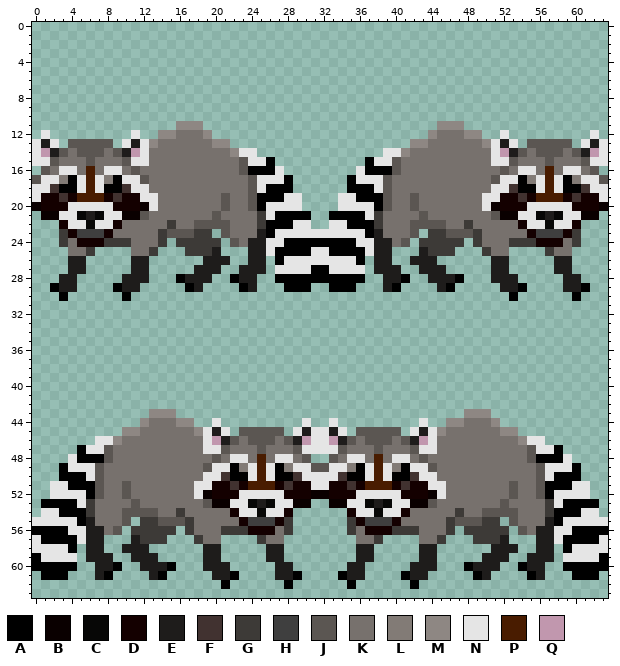
Two versions of one pixel-art sprite, Resources/Textures/Mobs/Animals/raccoon.rsi/raccoon.png. Above, as it was before the edit.
The file is 64x64 pixels.
Palette (. is transparent): A #000000  B #0a0000  C #070706  D #140000  E #1e1c1b  F #413230  G #3d3a37  H #3f3f3f  J #5b5652  K #77716d  L #827b76  M #8e8783  N #e5e5e5  P #491c00  Q #c197ae
Pixels before (only the part around the change), first column x 0:
 1 ................................................................
 2 ................................................................
 3 ................................................................
 4 ................................................................
 5 ................................................................
 6 ................................................................
 7 ................................................................
 8 ................................................................
 9 ................................................................
10 ................................................................
11 ................MMM..........................MMM................
12 .N.........N..MMKKKM........................MKKKMM..N.........N.
13 NEN.JJJJJ.NENMKKKKKKMM....................MMKKKKKKMNEN.JJJJJ.NEN
14 NQEJKJJJKJEQNKKKKKKKKKMNN..............NNMKKKKKKKKKNQEJKJJJKJEQN
15 NNJKKKJKKKJNNKKKKKKKKKKJNNA..........ANNJKKKKKKKKKKNNJKKKJKKKJNN
16 .JKNNKPKNNKJKKKKKKKKKKKJAAAN........NAAAJKKKKKKKKKKKJKNNKPKNNKJ.
17 JNNLANPNLANNJKKKKKKKKKKKJNNNA......ANNNJKKKKKKKKKKKJNNALNPNALNNJ
18 NNFAANPNAAFNNKKKKKKKKKKKJNAAA......AAANJKKKKKKKKKKKNNFAANPNAAFNN
19 NDDFDPPPDFDDNNKKKKKKKJKKJAAANN....NNAAAJKKJKKKKKKKNNDDFDPPPDFDDN
20 BDDDNNNNNDDDBNKKKKKKKJKKJANNNN....NNNNAJKKJKKKKKKKNBDDDNNNNNDDDB
21 .BBNNCECNNBBJKKKKKKKJKKKKGNAAAA..AAAANGKKKKJKKKKKKKJBBNNCECNNBB.
22 ...DNNCNNDKKKKKGKKJJJJKKKGAAANN..NNAAAGKKKJJJJKKGKKKKKDNNCNND...
23 ...GDHHHDKKKKKGJJJGG.JKKKEANNNNNNNNNNAEKKKJ.GGJJJGKKKKKDHHHDG...
24 ...GKDDDGGGKKKG.GGGGG.JKEENNAAAAAAAANNEEKJ.GGGGG.GKKKGGGDDDKG...
25 ....KKG....KKG...GGGE...EENAAAANNAAAANEE...EGGG...GKK....GKK....
26 ....EE.....EE......EEE..EE.ANNNNNNNNA.EE..EEE......EE.....EE....
27 ....EE.....EE.....EEE..EEE.NNNNAANNNN.EEE..EEE.....EE.....EE....
28 ...EE.....EEE...AEEE..AEE..AAAAAAAAAA..EEA..EEEA...EEE.....EE...
29 ..AEE....AEE.....AE....AE...AAA..AAA...EA....EA.....EEA....EEA..
30 ...A......A..........................................A......A...
31 ................................................................
32 ................................................................
33 ................................................................
34 ................................................................
35 ................................................................
36 ................................................................
37 ................................................................
38 ................................................................
39 ................................................................
40 ................................................................
41 ................................................................
42 ................................................................
43 .............MMM................................MMM.............
44 ............MKKKMM..N.........N..N.........N..MMKKKM............
45 ..........MMKKKKKKMNEN.JJJJJ.NENNEN.JJJJJ.NENMKKKKKKMM..........
46 .......NNMKKKKKKKKKNQEJKJJJKJEQNNQEJKJJJKJEQNKKKKKKKKKMNN.......
47 .....ANNJKKKKKKKKKKNNJKKKJKKKJNNNNJKKKJKKKJNNKKKKKKKKKKJNNA.....
48 ....NAAAJKKKKKKKKKKKJKNNKPKNNKJ..JKNNKPKNNKJKKKKKKKKKKKJAAAN....
49 ...ANNNJKKKKKKKKKKKJNNALNPNALNNJJNNLANPNLANNJKKKKKKKKKKKJNNNA...
50 ...AAANJKKKKKKKKKKKNNFAANPNAAFNNNNFAANPNAAFNNKKKKKKKKKKKJNAAA...
51 ..NNAAAJKKJKKKKKKKNNDDFDPPPDFDDNNDDFDPPPDFDDNNKKKKKKKJKKJAAANN..
52 ..NNNNAJKKJKKKKKKKNBDDDNNNNNDDDBBDDDNNNNNDDDBNKKKKKKKJKKJANNNN..
53 .AAAANGKKKKJKKKKKKKJBBNNCECNNBB..BBNNCECNNBBJKKKKKKKJKKKKGNAAAA.
54 .NNAAAGKKKJJJJKKGKKKKKDNNCNND......DNNCNNDKKKKKGKKJJJJKKKGAAANN.
55 NNNNNAEKKKJ.GGJJJGKKKKKDHHHDG......GDHHHDKKKKKGJJJGG.JKKKEANNNNN
56 AAAANNEEKJ.GGGGG.GKKKGGGDDDKG......GKDDDGGGKKKG.GGGGG.JKEENNAAAA
57 NAAAANEE...EGGG...GKK....GKK........KKG....KKG...GGGE...EENAAAAN
58 NNNNA.EE..EEE......EE.....EE........EE.....EE......EEE..EE.ANNNN
59 ANNNN.EEE..EEE.....EE.....EE........EE.....EE.....EEE..EEE.NNNNA
60 AAAAA..EEA..EEEA...EEE.....EE......EE.....EEE...AEEE..AEE..AAAAA
61 .AAA...EA....EA.....EEA....EEA....AEE....AEE.....AE....AE...AAA.
62 .....................A......A......A......A.....................
63 ................................................................
The same view after the edit:
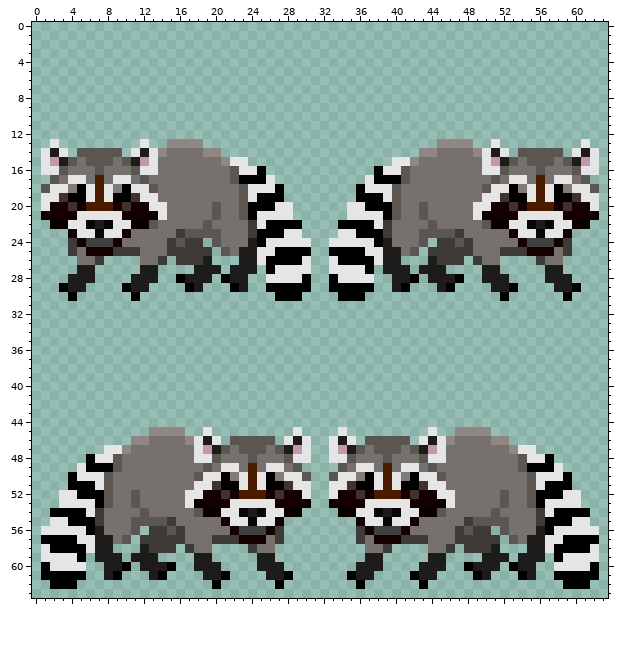
Author's note on the commit: Shrinks possums and raccoon sprites (#7151)
Difference:
Changed rows in their new state; - is an unchanged pixel.
first column x 0:
11 ----------------...--------------------------...----------------
12 -.---------.--......------------------------......--.---------.-
13 ..--.....-..-..MMMM...--------------------...MMMM..-..-.....--..
14 .N-N.---J-.NENM----MM....--------------....MM----MNEN.-J---.N-N.
15 .-QEJ--JJ--EQN-------MNN...----------...NNM-------NQE--JJ--JEQ-.
16 -NNJK-KJKK--NN--------JNN-..--------..-NNJ--------NN--KKJK-KJNN-
17 ..JKN-KPKN-K----------JAAA-..------..-AAAJ----------K-NKPK-NKJ..
18 .JNNLANPNLA--J---------JN-N-.------.-N-NJ---------J--ALNPNALNNJ.
19 .NN-AAN-NAAF---------K-JN---..----..---NJ-K---------FAAN-NAA-NN.
20 .N--FDPPP-F-D-N-----JK-JA-A--.----.--A-AJ-KJ-----N-D-F-PPPDF--N.
21 --DDDNNN--DDDBN--------JAN-NN..--..NN-NAJ--------NBDDD--NNNDDD--
22 --BB---ECNNBBJ-K--K-KK--GN---A.--.A---NG--KK-K--K-JBBNNCE---BB--
23 ---.-NNCNND---KKG-JJJK--GA-A--....--A-AG--KJJJ-GKK---DNNCNN-.---
24 ---.G-HHHDK---KGJ--.JKK--A--NNN..NNN--A--KKJ.--JGK---KDHHH-G.---
25 ----G-DDDGGG-KKGG---.JKE-N-----..-----N-EKJ.---GGKK-GGGDDD-G----
26 ----.KKG---.KKG-GGG-..-E-NA-AA-..-AA-AN-E-..-GGG-GKK.---GKK.----
27 ----.-E----.-E--------E--.A----..----A.--E--------E-.----E-.----
28 ---.-EE---.--E-------AE-.-NNNN-..-NNNN-.-EA-------E--.---EE-.---
29 --.A-E---.A-E---------AE.-AA--------AA-.EA---------E-A.---E-A.--
30 ---.A-----.A---------------AAA----AAA---------------A.-----A.---
first column x 0:
43 -------------...--------------------------------...-------------
44 ------------......--.---------.--.---------.--......------------
45 ----------...MMMM..-..-.....--....--.....-..-..MMMM...----------
46 -------....MM----MNEN.-J---.N-N..N-N.---J-.NENM----MM....-------
47 -----...NNM-------NQE--JJ--JEQ-..-QEJ--JJ--EQN-------MNN...-----
48 ----..-NNJ--------NN--KKJK-KJNN--NNJK-KJKK--NN--------JNN-..----
49 ---..-AAAJ----------K-NKPK-NKJ....JKN-KPKN-K----------JAAA-..---
50 ---.-N-NJ---------J--ALNPNALNNJ..JNNLANPNLA--J---------JN-N-.---
51 --..---NJ-K---------FAAN-NAA-NN..NN-AAN-NAAF---------K-JN---..--
52 --.--A-AJ-KJ-----N-D-F-PPPDF--N..N--FDPPP-F-D-N-----JK-JA-A--.--
53 -..NN-NAJ--------NBDDD--NNNDDD----DDDNNN--DDDBN--------JAN-NN..-
54 -.A---NG--KK-K--K-JBBNNCE---BB----BB---ECNNBBJ-K--K-KK--GN---A.-
55 ..--A-AG--KJJJ-GKK---DNNCNN-.------.-NNCNND---KKG-JJJK--GA-A--..
56 .NNN--A--KKJ.--JGK---KDHHH-G.------.G-HHHDK---KGJ--.JKK--A--NNN.
57 .-----N-EKJ.---GGKK-GGGDDD-G--------G-DDDGGG-KKGG---.JKE-N-----.
58 .-AA-AN-E-..-GGG-GKK.---GKK.--------.KKG---.KKG-GGG-..-E-NA-AA-.
59 .----A.--E--------E-.----E-.--------.-E----.-E--------E--.A----.
60 .-NNNN-.-EA-------E--.---EE-.------.-EE---.--E-------AE-.-NNNN-.
61 ----AA-.EA---------E-A.---E-A.----.A-E---.A-E---------AE.-AA----
62 --AAA---------------A.-----A.------.A-----.A---------------AAA--
